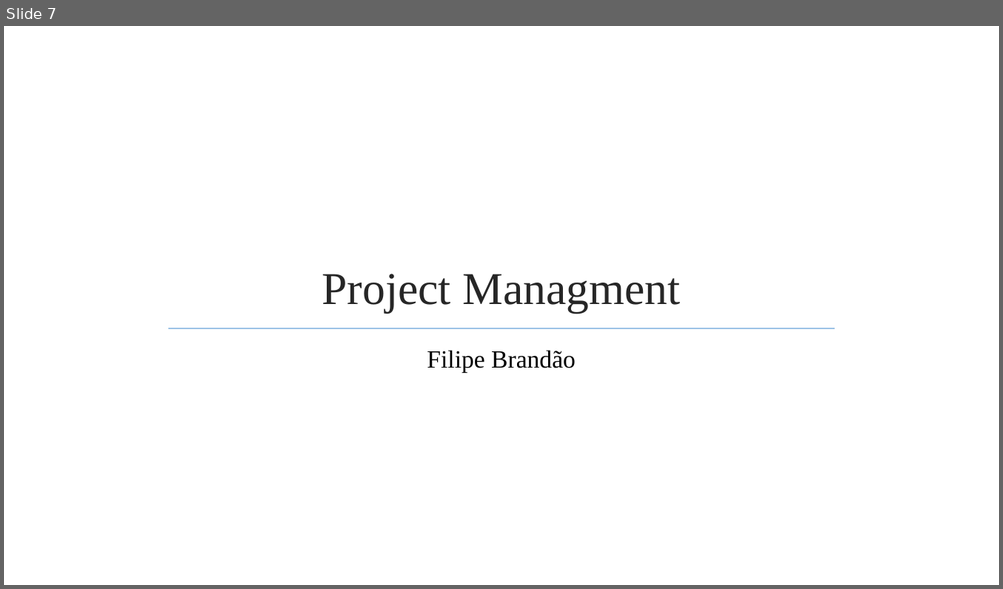
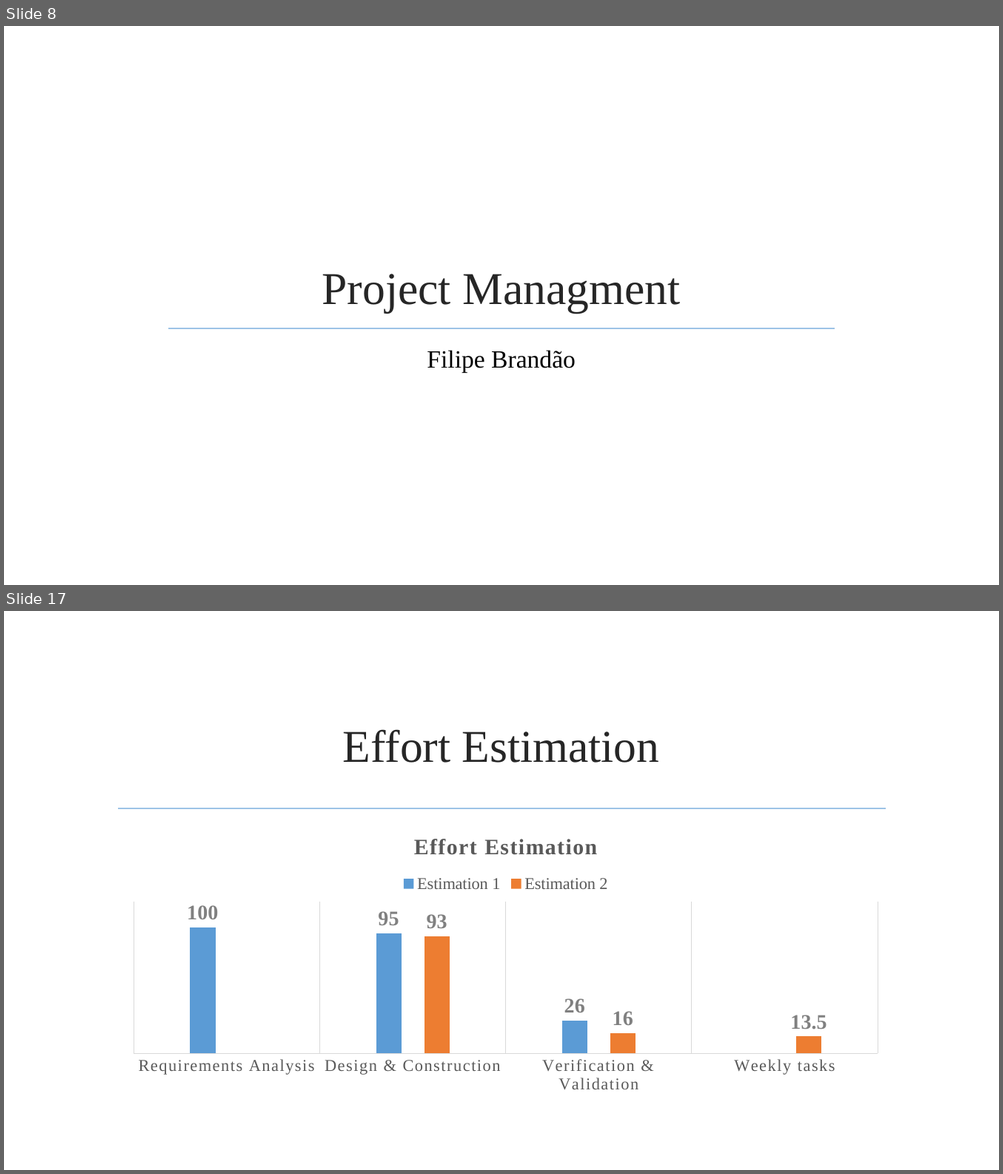
Before and after one commit to jmgirao/projetosoftware1213, a slide deck: Final Presentation/Presentation.pptx. Shown one above the other, each under a label of ours: slide 7 before the commit, slides 8 and 17 after it; the slides between them are not shown. The pictures are 1003x589 and 1003x1174 pixels, drawn with LibreOffice and Linux fonts; fonts in the diff are those of the drawing; background and template pictures are left out. Boxes give left, top, right and bottom in pixels: in the first picture for what was removed or moved away, otherwise in the second. Text is boxed around its words. In the diff, an @@ line names an element or a change of style, - is before the commit and + after.

```diff
--- a/Final Presentation/Presentation.pptx
+++ b/Final Presentation/Presentation.pptx
@@ slide 17 added at (4,611,999,1170), background picture (left out) @@
@@ title added at (343,729,660,763), 44 pt, text #262626 @@
+Effort Estimation
@@ line added from (118, 809) to (885, 809), #9DC3E6 1.25 pt @@
@@ column chart added at (118,819,893,1099) @@
+title "Effort Estimation "
+categories: Requirements Analysis, Design & Construction, Verification & Validation, Weekly tasks
+Estimation 1: 100, 95, 26, -
+Estimation 2: -, 93, 16, 13.5
@@ what was slide 7 is now slide 8 @@
```
Also in this commit, not shown: 19 other slides added.
